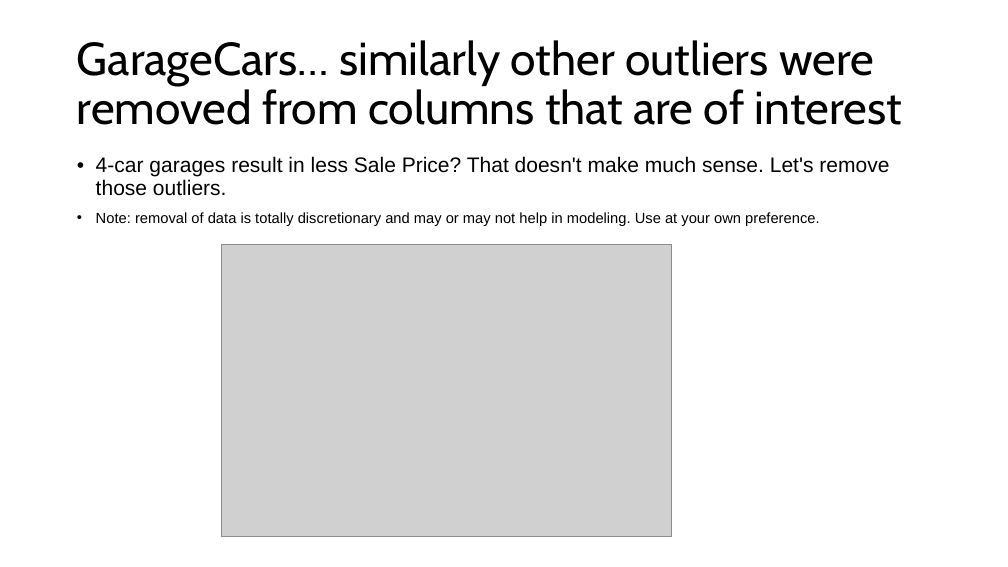
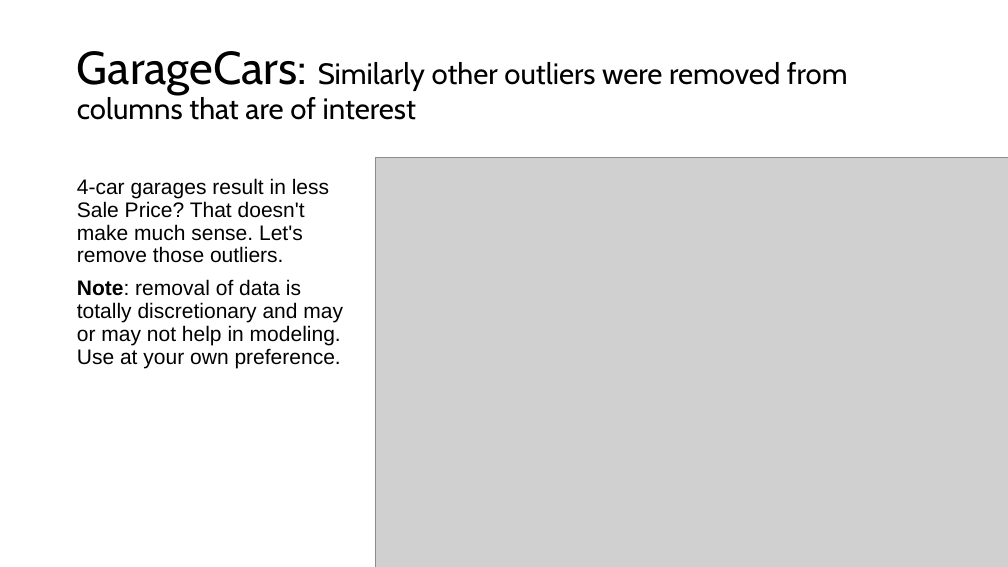
Before and after one commit to AnsarMuhammadAt10Pearls/Intro_To_AI_Course, a slide deck: slide 10 of _week4_Kaggle Dataset-predicting house prices.pptx (slide 9 before the commit). Drawn at 1008x567 pixels with LibreOffice and Linux fonts; fonts in the diff are those of the drawing; grey boxes stand for pictures. Boxes give left, top, right and bottom in pixels: in the first picture for what was removed or moved away, otherwise in the second. Text is boxed around its words. In the diff, an @@ line names an element or a change of style, - is before the commit and + after.

```diff
--- a/_week4_Kaggle Dataset-predicting house prices.pptx
+++ b/_week4_Kaggle Dataset-predicting house prices.pptx
@@ title at (77, 51, 848, 120): text changed; size 44 to 28 pt @@
-GarageCars… similarly other outliers were removed from columns that are of interest
+GarageCars: Similarly other outliers were removed from columns that are of interest
@@ text "4-car garages result in less ...": place and size @@
-text "4-car garages result in less ..." at (96, 156, 889, 226)
+text "4-car garages result in less ..." at (77, 178, 343, 368)
@@ text "4-car garages result in less ..." at (77, 178, 343, 368): size 14 to 20 pt in "Note: removal of data is totally discretionary ..."; bold on in "Note:"; bullet • to none @@
@@ picture: place and size @@
-picture at (221, 245, 671, 537)
+picture at (376, 157, 1008, 567)
```
Also in this commit, not shown: 8 other slides changed, 3 slides added, 2 slides removed.
